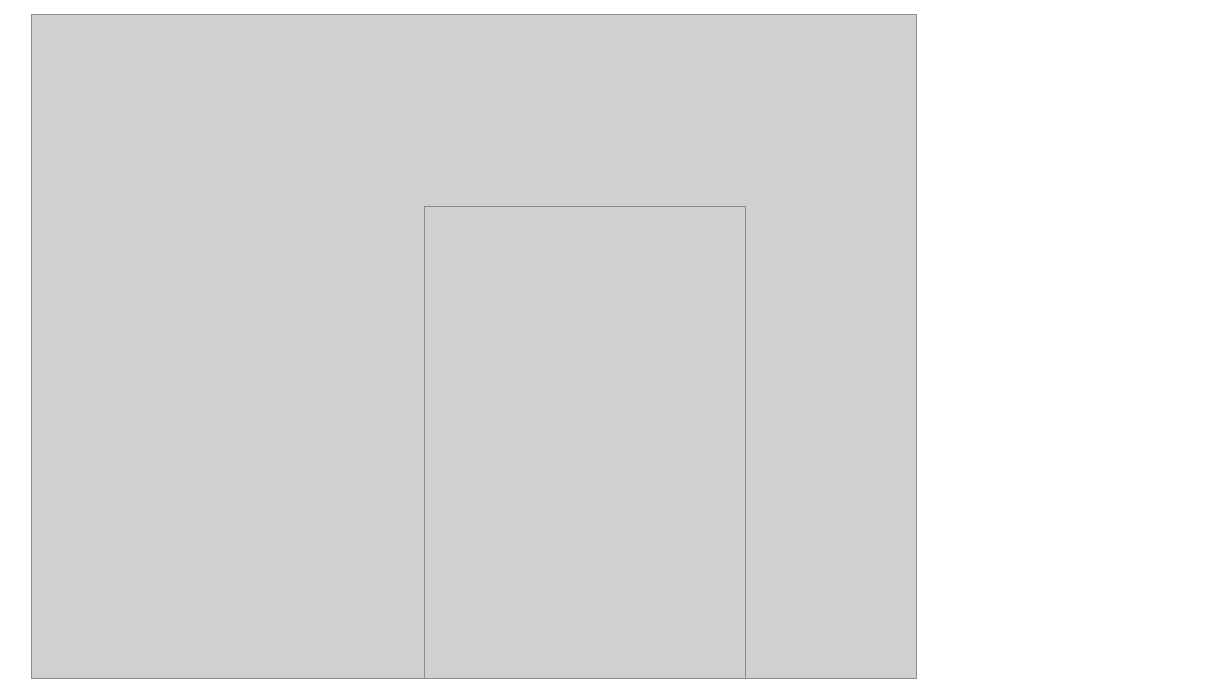
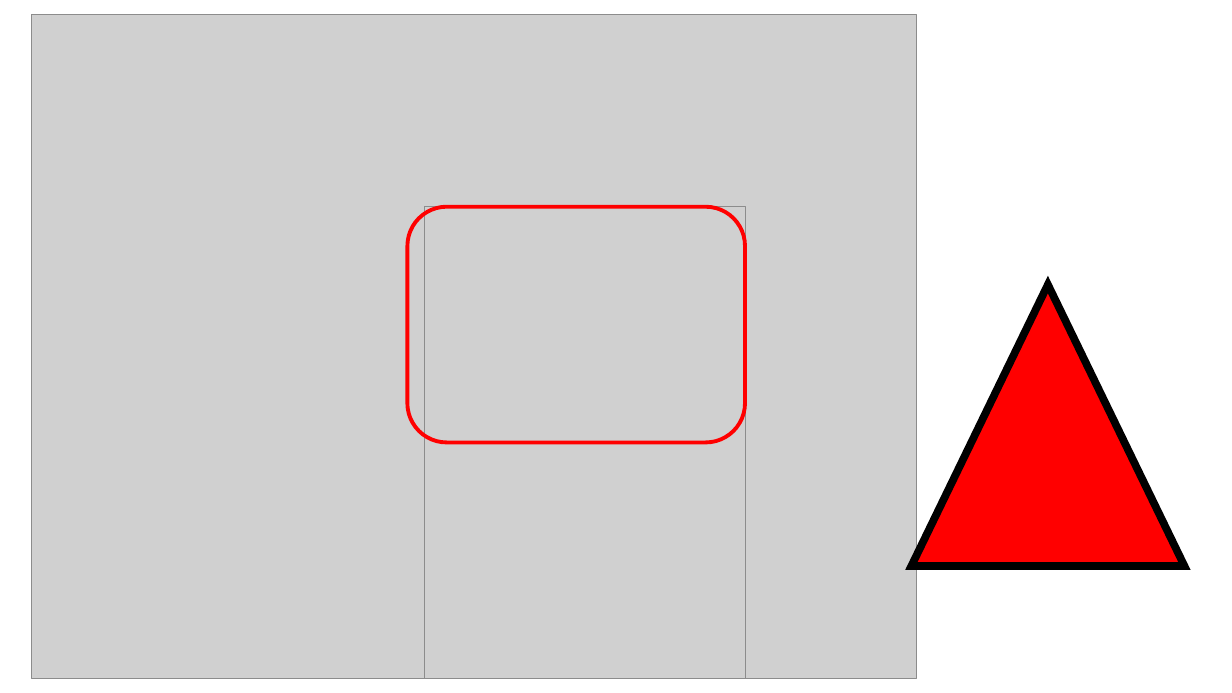
Before and after one commit to Adrifelcha/afchavez-019, a slide deck: slide 47 of RIMEDIE/Mat09_2015/Iniciativa_Fel/Examen_PLANEA092015.pptx. Drawn at 1232x693 pixels with LibreOffice and Linux fonts; fonts in the diff are those of the drawing; grey boxes stand for pictures. Boxes give left, top, right and bottom in pixels: in the first picture for what was removed or moved away, otherwise in the second. Text is boxed around its words. In the diff, an @@ line names an element or a change of style, - is before the commit and + after.

```diff
--- a/RIMEDIE/Mat09_2015/Iniciativa_Fel/Examen_PLANEA092015.pptx
+++ b/RIMEDIE/Mat09_2015/Iniciativa_Fel/Examen_PLANEA092015.pptx
@@ rounded rectangle added at (x1=408, y1=207, x2=745, y2=443), outline #FF0000 3 pt @@
@@ triangle added at (x1=911, y1=285, x2=1184, y2=567), fill #FF0000, outline #000000 6 pt @@
```
Also in this commit, not shown: 25 other slides changed, 1 slide added, 1 slide removed, 2 other files.
